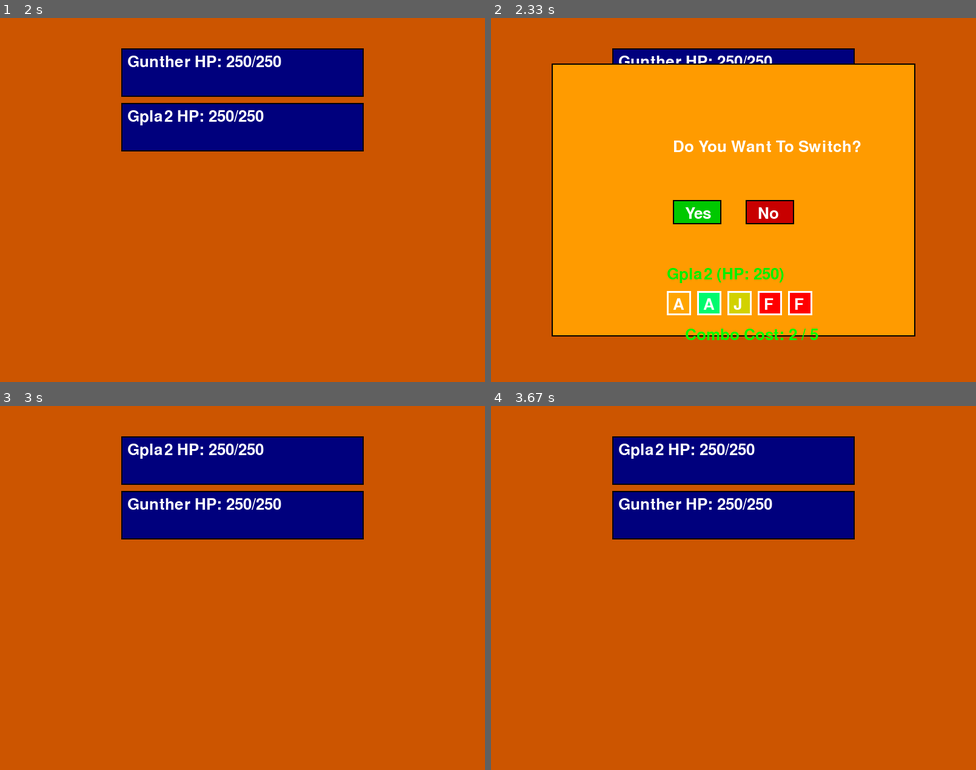
Above: before the commit, frames 1-4 (two rows, left to right).
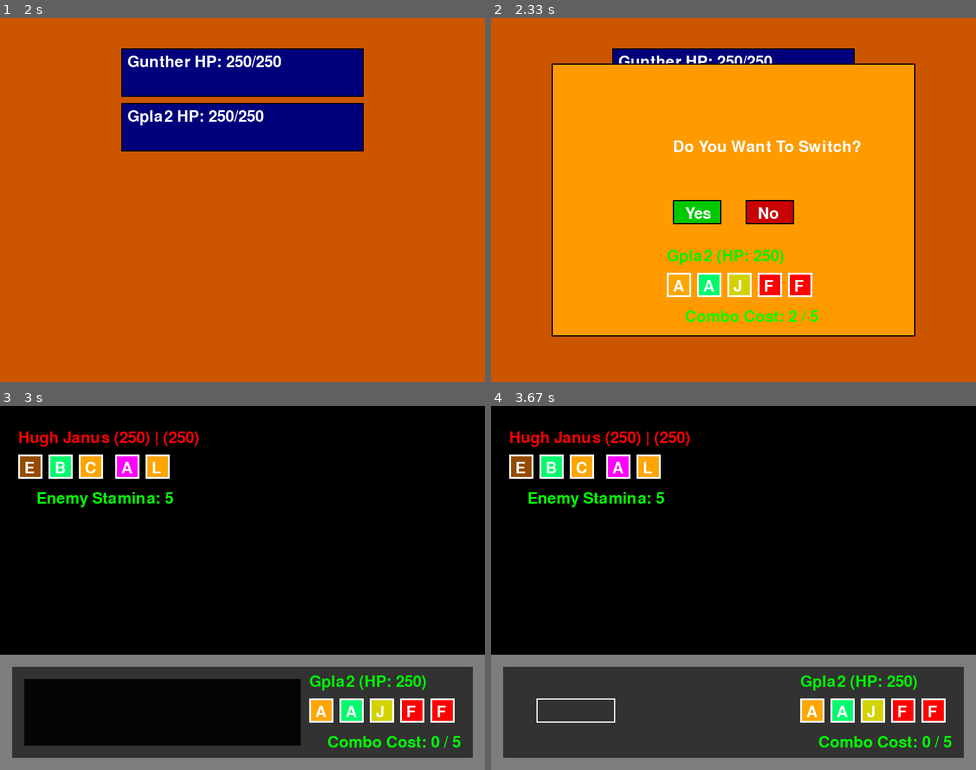
Above: after the commit, the same moments.

Repository: LWhite200/pygames
Game: pygame game, started from WordBound/WordBound.py
The game is run twice, just before and just after one commit, with the same random seed, the same clock (stepped at 60 frames per second) and the same inputs.
Inputs (mouse positions are in pixels of both pictures, inside the frame that each line leads up to):
- Up to frame 1 (2 s): click "B" at 0.38 s; click "E" at 0.72 s; tap Enter at 1 s; click "B" at 1.38 s; tap Shift at 1.67 s
- Up to frame 2 (2.33 s): click (718, 138) at 2.05 s
- Up to frame 3 (3 s): click "Yes" at 2.38 s
- Up to frame 4 (3.67 s): tap Enter at 3.17 s; right-click (592, 518) at 3.55 s

Frame 1 is identical in both runs. In frame 2, 3.7% of the frame differs, in the area x 36-68%, y 63-89%; in frame 3, 99%, in the area x 0-100%, y 0-100%; in frame 4, 99%.

Commit message:
Add files via upload

Diff:
--- a/WordBound/WordBound.py
+++ b/WordBound/WordBound.py
@@ -330,14 +330,15 @@
 def loadTeams():
     global player1, player2, enemy, enemy2, playerTeam, enemyTeam
 
-    player1 = deity.Deity("Gunther", get_random_letters())
+    pD1 = deity.Deity("Gunther", get_random_letters())
     pD3 = deity.Deity("Gpla2", get_random_letters())
-    playerTeam = [player1, pD3]
-    print(f"playerTeam length: {len(playerTeam)} {playerTeam[1].name}")
-
-    enemy = deity.Deity("Hugh Janus", get_random_letters())
+    playerTeam = [pD1, pD3]
+    player1 = copy.deepcopy(playerTeam[0]) # must make deep copy
+
+    en1= deity.Deity("Hugh Janus", get_random_letters())
     en2 = deity.Deity("en2", get_random_letters())
-    enemyTeam = [enemy, en2]
+    enemyTeam = [en1, en2]
+    enemy = copy.deepcopy(enemyTeam[0])
     # split afterwards, may start split, but not right now
     enemy2 = copy.deepcopy(enemy)
     enemy.letters = enemy.letters[:3]
@@ -373,6 +374,8 @@
     player2.curHP = curHP2
     player2.speed = speed2
 
+
+
 def switch(isPlayer, newIdx):
     global player1, player2, enemy, enemy2, playerTeam, enemyTeam
 
@@ -380,32 +383,36 @@
     person = player1 if isPlayer else enemy
     person2 = player2 if isPlayer else enemy2
 
-    for let in person.lets[:]:
-        person.lets.remove(let)
-
-    # Store combined stats before switching
+    totalHP = 0
+    totalStam = 0
+
+    # Get hp, stamina, ect. that changes
+    totalHP += person.curHP
+    totalStam += person.comboStamina
     if person2:
-        for let in person2.lets[:]:
-            person2.lets.remove(let)
-        team[0].curHP = person.curHP + person2.curHP
-        team[0].comboStamina = person.comboStamina + person2.comboStamina
-
+        totalHP += person2.curHP
+        totalStam += person2.comboStamina
+    team[0].curHP = totalHP
+    team[0].comboStamina = totalStam
+
+    # flip flop them
     team[0], team[newIdx] = team[newIdx], team[0]
 
     # Update global references
     if isPlayer:
-        player1 = team[0]
+        player1 = copy.deepcopy(team[0])
         player2 = None
     else:
-        enemy = team[0]
+        enemy = copy.deepcopy(team[0])
         enemy2 = None
 
 
 
 
 
+
 switchSelected = -1
-ppXX, ppYY = WIDTH // 2 - 100, HEIGHT // 2 + 100
+ppXX, ppYY = WIDTH // 2 - 100, HEIGHT // 2 + 70
 
 def DeitySelect():
     global switchSelected
@@ -494,7 +501,7 @@
             if player1.lets:
                 separateDeity()
 
-            switchSelected = -1  # Reset selection after switching
+            switchSelected = -2  # Reset selection after switching
 
         if no_rect.collidepoint(mouse_x, mouse_y) and click:
             for let in playerTeam[switchSelected].lets[:]:
@@ -505,7 +512,7 @@
 # screen to see your team
 
 def main():
-    global curDialog, SSC, player1, player2, enemy, enemy2
+    global curDialog, SSC, player1, player2, enemy, enemy2, switchSelected
     loadTeams()
 
     running = True
@@ -513,12 +520,20 @@
     playerSplit = False
     sideSelect = False
     haveWinner = False
-    switchPla = False
-    switchPlaNum = 1
 
     showSwitchMenu = False
     while running:
         screen.fill(BLACK)
+
+        # exit from switching
+        if showSwitchMenu and switchSelected == -2:
+            showSwitchMenu = False
+            switchSelected = -1
+            curDialog.append("Player Switched Deities!")
+            if player2:
+                curDialog.append("They also split in 2!")
+            else:
+                curDialog.append("")
 
         # Handle player input
         for event in pygame.event.get():
@@ -532,10 +547,6 @@
                         curDialog.pop(0)
                         if curDialog:
                             curDialog.pop(0)
-
-                    elif switchPla:
-                        switch(True, switchPlaNum)
-
 
                     # ----------------------------------------------------------
                     # When Multiple Enemies, select which side to attack [button on click ]
